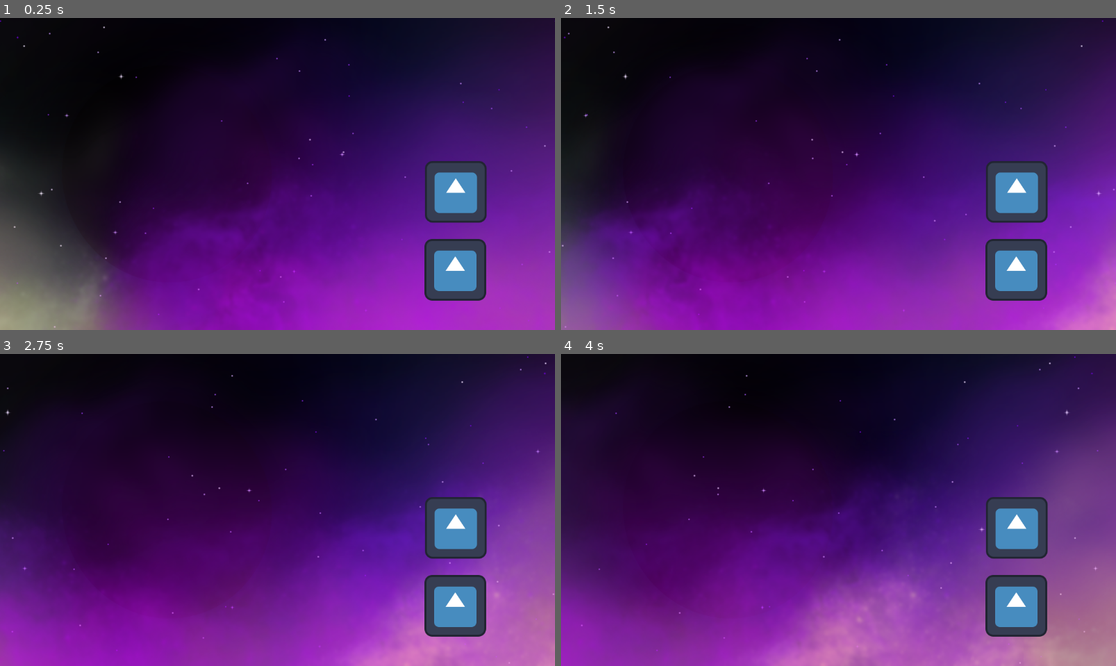
Above: before the commit, frames 1-4 (two rows, left to right).
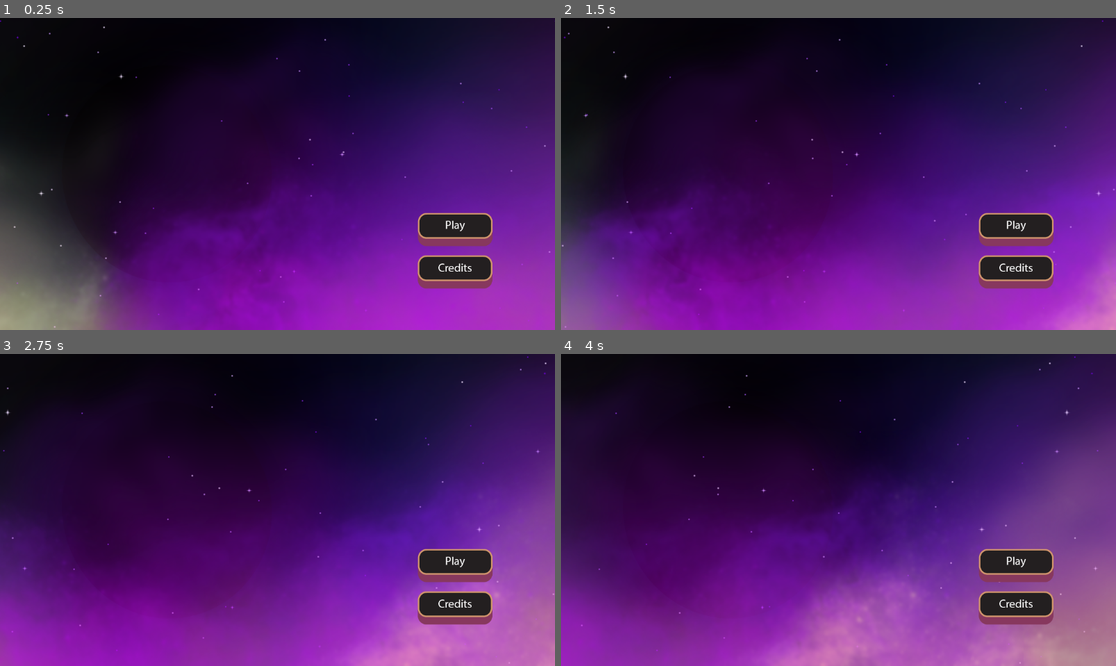
Above: after the commit, the same moments.

Repository: MystrMeat/Game_Jam_2025_Group4
Game: Godot game, scene res://Scenes/title.tscn
Same seed, same stepped clock (60 frames per second), same inputs: the game is played once before the commit and once after it. The project has no main scene, so this scene is started directly. The engine's default icon, where the game draws it, is replaced by a stand-in: a white triangle on a blue panel in a dark square.
Inputs (mouse positions are in pixels of both pictures, inside the frame that each line leads up to; where the layout moved, square brackets give the same spot in the first picture):
- Up to frame 1 (0.25 s): no input
- Up to frame 2 (1.5 s): click (1016, 230) [1016, 192] at 0.5 s; click (1016, 230) [1016, 192] at 1.25 s
- Up to frame 3 (2.75 s): click (455, 566) [455, 528] at 2 s
- Up to frame 4 (4 s): no input

The runs differ from the first frame. In frame 1, 5.3% of the frame differs, in the area x 75-89%, y 45-91%; in frame 2, 5.3%; in frame 3, 5.3%; in frame 4, 5.3%.

Commit message:
Retextured buttons Adjusted credits screen

Diff:
--- a/Scenes/title.tscn
+++ b/Scenes/title.tscn
@@ -1,9 +1,14 @@
-[gd_scene load_steps=6 format=3 uid="uid://cb1bp6vb5lnwp"]
+[gd_scene load_steps=11 format=3 uid="uid://cb1bp6vb5lnwp"]
 
 [ext_resource type="Script" uid="uid://010ublnp8sde" path="res://Scenes/title.gd" id="1_w31pl"]
 [ext_resource type="Texture2D" uid="uid://bh55t77q1ubdj" path="res://Assets/title_screen/Background_NoStars.png" id="2_ekrfg"]
 [ext_resource type="Shader" uid="uid://bhl5hejiekm6q" path="res://Shaders/star_parallax.gdshader" id="2_fp2oq"]
-[ext_resource type="Texture2D" uid="uid://cp0dxx5pww388" path="res://icon.svg" id="4_q2qps"]
+[ext_resource type="Texture2D" uid="uid://cuahr2ccc5ulh" path="res://Assets/UI/title/button_play_normal.png" id="4_6aagf"]
+[ext_resource type="Texture2D" uid="uid://bofw31n8x1hlp" path="res://Assets/UI/title/button_play_pressed.png" id="5_kyk5u"]
+[ext_resource type="Texture2D" uid="uid://buocmlt2h13jj" path="res://Assets/UI/title/button_credits_normal.png" id="6_cwqts"]
+[ext_resource type="Texture2D" uid="uid://dosfe35u1iwqc" path="res://Assets/UI/title/button_credits_presed.png" id="7_th2ad"]
+[ext_resource type="Texture2D" uid="uid://yfk3ne47koyi" path="res://Assets/UI/title/button_back_normal.png" id="8_qh4d7"]
+[ext_resource type="Texture2D" uid="uid://7vrpv0n54wyr" path="res://Assets/UI/title/button_back_pressed.png" id="9_lv7gn"]
 
 [sub_resource type="ShaderMaterial" id="ShaderMaterial_q2qps"]
 shader = ExtResource("2_fp2oq")
@@ -39,18 +44,20 @@
 [node name="cloud_front" type="Node2D" parent="."]
 
 [node name="play_button" type="TextureButton" parent="."]
-offset_left = 882.0
-offset_top = 297.0
-offset_right = 1010.0
-offset_bottom = 425.0
-texture_normal = ExtResource("4_q2qps")
+offset_left = 867.0
+offset_top = 405.0
+offset_right = 1023.0
+offset_bottom = 474.0
+texture_normal = ExtResource("4_6aagf")
+texture_pressed = ExtResource("5_kyk5u")
 
 [node name="credits_button" type="TextureButton" parent="."]
-offset_left = 881.0
-offset_top = 459.0
-offset_right = 1009.0
-offset_bottom = 587.0
-texture_normal = ExtResource("4_q2qps")
+offset_left = 867.0
+offset_top = 493.0
+offset_right = 1023.0
+offset_bottom = 562.0
+texture_normal = ExtResource("6_cwqts")
+texture_pressed = ExtResource("7_th2ad")
 
 [node name="credits_menu" type="Control" parent="."]
 visible = false
@@ -73,14 +80,14 @@
 [node name="RichTextLabel" type="RichTextLabel" parent="credits_menu/ColorRect"]
 layout_mode = 1
 anchors_preset = -1
-anchor_left = 0.03
+anchor_left = 0.041
 anchor_top = 0.068
 anchor_right = 0.955
 anchor_bottom = 0.92
 grow_horizontal = 2
 grow_vertical = 2
 bbcode_enabled = true
-text = "[center]Credits
+text = "[center][color=E19898]Credits
 
 Programming
 MysterMeat, StR-Lite
@@ -92,19 +99,22 @@
 Crowbird
 
 Illustration
-Griffingalactic[/center]"
+Griffingalactic"
 
 [node name="back" type="TextureButton" parent="credits_menu/ColorRect"]
 layout_mode = 1
 anchors_preset = -1
-anchor_left = 0.341
-anchor_top = 0.966
-anchor_right = 0.637
-anchor_bottom = 0.966
-offset_top = -128.0
+anchor_left = 0.5
+anchor_top = 0.898
+anchor_right = 0.5
+anchor_bottom = 0.898
+offset_left = -78.0
+offset_top = -69.0
+offset_right = 78.0
 grow_horizontal = 2
 grow_vertical = 0
-texture_normal = ExtResource("4_q2qps")
+texture_normal = ExtResource("8_qh4d7")
+texture_pressed = ExtResource("9_lv7gn")
 
 [connection signal="pressed" from="play_button" to="." method="_on_play_pressed"]
 [connection signal="pressed" from="credits_button" to="." method="_on_credits_pressed"]
